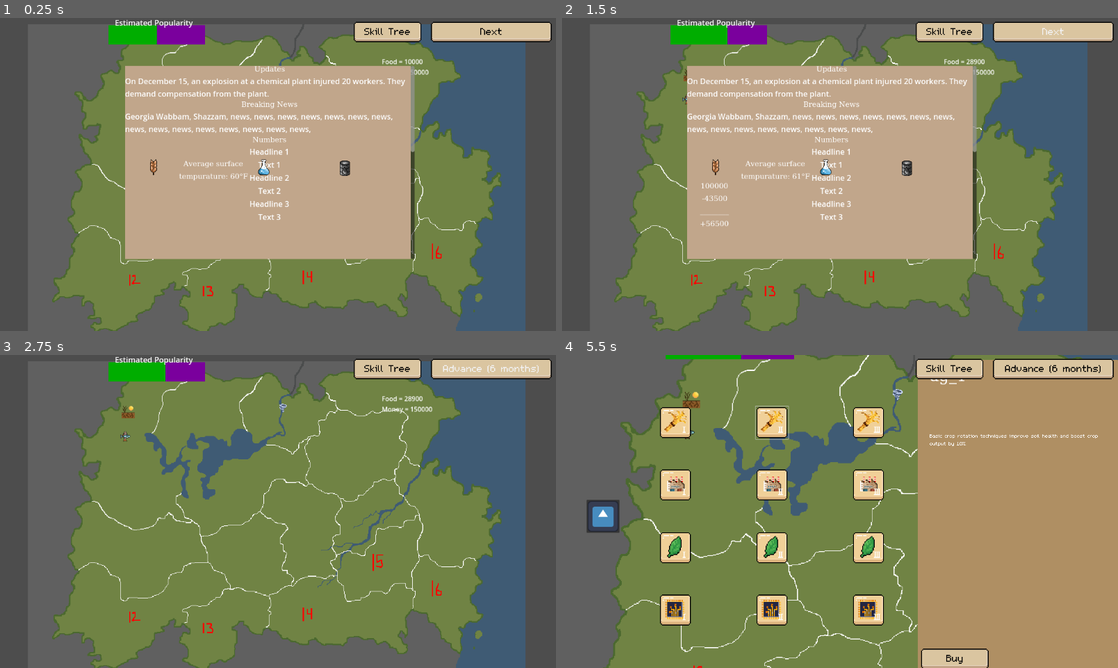
Above: before the commit, frames 1-4 (two rows, left to right).
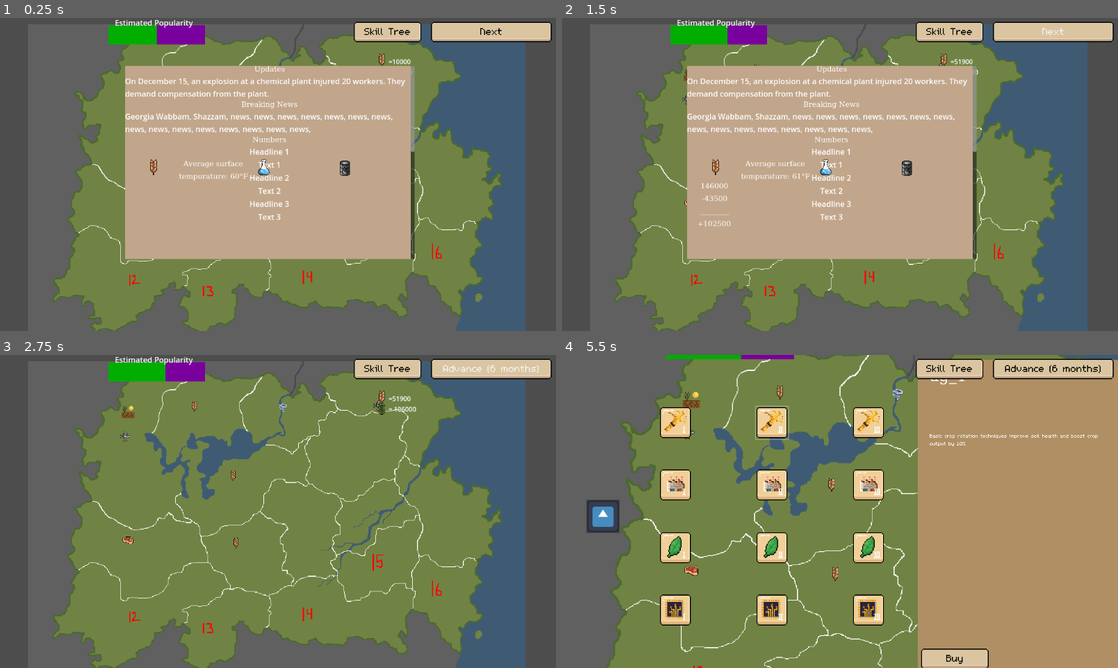
Above: after the commit, the same moments.

Repository: mccoogp/WeatherInc
Game: Godot game, scene res://world.tscn
Two runs of this game, one before a commit and one after it. Both use one fixed random seed, a clock stepped at 60 frames per second and the inputs below. The engine's default icon, where the game draws it, is replaced by a stand-in: a white triangle on a blue panel in a dark square.
Inputs (mouse positions are in pixels of both pictures, inside the frame that each line leads up to):
- Up to frame 1 (0.25 s): no input
- Up to frame 2 (1.5 s): click "Next" at 0.5 s; click "Advance (6 months)" at 1.25 s
- Up to frame 3 (2.75 s): click "Next" at 2 s
- Up to frame 4 (5.5 s): click "Skill Tree" at 2.75 s; click (600, 517) at 3.5 s; click (673, 423) at 4.25 s; tap Enter at 5 s; move the mouse to (962, 495) at 5.02 s; hold Right from 5.03 s (still down); hold X from 5.03 s (still down); click (962, 495) at 5.17 s

The runs differ from the first frame. In frame 1, 0.2% of the frame differs, in the area x 68-78%, y 11-19%; in frame 2, 0.2%; in frame 3, 0.5%, in the area x 22-78%, y 11-62%; in frame 4, 0.3%.

Commit message:
Made label fixes and added some starting industies
idk why I cant move the money labels and stuff to other places, it always teleports back.

Diff:
--- a/world.gd
+++ b/world.gd
@@ -20,7 +20,7 @@
 var year = 1
 # Called when the node enters the scene tree for the first time.
 func _ready() -> void:
-	$Label4.text = "Food = " + str(food) + "\nMoney = " + str(money)
+	$Label4.text = "    =" + str(food) + "\n     = " + str(money)
 
 var adjacents = {0: [1,4,6], 1: [0,4,2], 2: [1,3,4,5], 3: [2,5,10], 4: [0,1,2,5,6,7,8], 5: [2,3,4,8,9,10], 6: [0,4,7,11], 7: [4,6,8,11,12,13], 8: [4,5,7,9,13,14], 9: [5,8,10,14], 10: [3,5,9,14,15], 11:[6,7,12], 12: [11,7,13], 13: [12,7,8,14,15], 14: [8,9,10,13,15], 15: [10,13,14]}
 
@@ -90,12 +90,15 @@
 	'''
 	creates a random number and if the current temp is higher then a random disaster is triggered
 	'''
-	var disasters = ["tornado", "drought", "flood", "fire", "volcano", "disease"]
+	var disasters = ["tornado", "drought", "rain", "fire", "volcano", "disease"]
 	var ran = randi_range(50,300)
 	if ran < temp and randf() <= 1.0 - env_modifier:
 		return disasters[randi_range(0,len(disasters)-1)]
 	else:
 		return('none')
+
+
+
 
 func _input(event):
 
@@ -314,7 +317,7 @@
 				$DistrictMenu.industry_clicked = false
 
 func _process(delta: float) -> void:
-	$Label4.text = "Food = " + str(food) + "\nMoney = " + str(money)
+	$Label4.text = "    =" + str(food) + "\n    = " + str(money)
 	if activatefact:
 		$Label4.text += "\nFactories = " + str(factories)
 	if frame == 0:
--- a/world.tscn
+++ b/world.tscn
@@ -22,6 +22,8 @@
 [ext_resource type="Script" path="res://tax_label.gd" id="13_6327v"]
 [ext_resource type="Texture2D" uid="uid://b1yqgep36wrhs" path="res://ogpc_map/map10.png" id="13_thahp"]
 [ext_resource type="Texture2D" uid="uid://lbnmtd3bb3gc" path="res://ogpc_map/map11.png" id="14_e5fce"]
+[ext_resource type="Texture2D" uid="uid://cf4tedwaqq4r6" path="res://4caster Art/variables/dollar.png" id="15_ds5hs"]
+[ext_resource type="Texture2D" uid="uid://cv5e5dl0udsxh" path="res://4caster Art/industries/grain.png" id="16_lw505"]
 
 [sub_resource type="LabelSettings" id="LabelSettings_afd1u"]
 font_size = 70
@@ -63,6 +65,7 @@
 DistrictNumber = 2
 water = true
 population = 10000
+product = ["grain"]
 center = Vector2(200, 50)
 zoom = 3.0
 image = ExtResource("5_java2")
@@ -72,6 +75,7 @@
 position = Vector2(399, 9)
 scale = Vector2(67, 67)
 DistrictNumber = 3
+product = ["oil"]
 center = Vector2(410, 50)
 zoom = 3.5
 image = ExtResource("6_dnp75")
@@ -82,16 +86,18 @@
 scale = Vector2(66.9433, 67)
 DistrictNumber = 4
 water = true
+product = ["fish"]
 center = Vector2(620, 20)
 zoom = 2.5
 image = ExtResource("7_q7djm")
 
 [node name="District5" parent="." instance=ExtResource("2_41llr")]
 texture_filter = 1
-position = Vector2(290.476, 188.095)
+position = Vector2(289.286, 188.095)
 scale = Vector2(67, 67)
 DistrictNumber = 5
 water = true
+product = ["grain"]
 center = Vector2(280, 220)
 zoom = 2.5
 image = ExtResource("8_wxhan")
@@ -110,6 +116,7 @@
 position = Vector2(29.7619, 347.619)
 scale = Vector2(67, 67)
 DistrictNumber = 7
+product = ["meat"]
 center = Vector2(30, 370)
 zoom = 2.5
 image = ExtResource("10_6le1u")
@@ -119,6 +126,7 @@
 position = Vector2(296.429, 353.572)
 scale = Vector2(67, 67)
 DistrictNumber = 8
+product = ["grain"]
 center = Vector2(310, 370)
 zoom = 2.7
 image = ExtResource("11_fs5wx")
@@ -188,10 +196,18 @@
 text = "Estimated Popularity"
 
 [node name="Label4" type="Label" parent="."]
-offset_left = 803.571
-offset_top = 11.9048
-offset_right = 1094.57
-offset_bottom = 86.9048
+offset_left = 1164.29
+offset_top = 67.8571
+offset_right = 1455.28
+offset_bottom = 142.857
+
+[node name="Money" type="Sprite2D" parent="Label4"]
+position = Vector2(0.000434399, 36.9047)
+texture = ExtResource("15_ds5hs")
+
+[node name="Food" type="Sprite2D" parent="Label4"]
+position = Vector2(0.000435965, 8.33329)
+texture = ExtResource("16_lw505")
 
 [node name="DistrictMenu" type="Sprite2D" parent="."]
 position = Vector2(-90.4762, 63.0953)
Not shown: 1 places in world.tscn that only renumber resources
